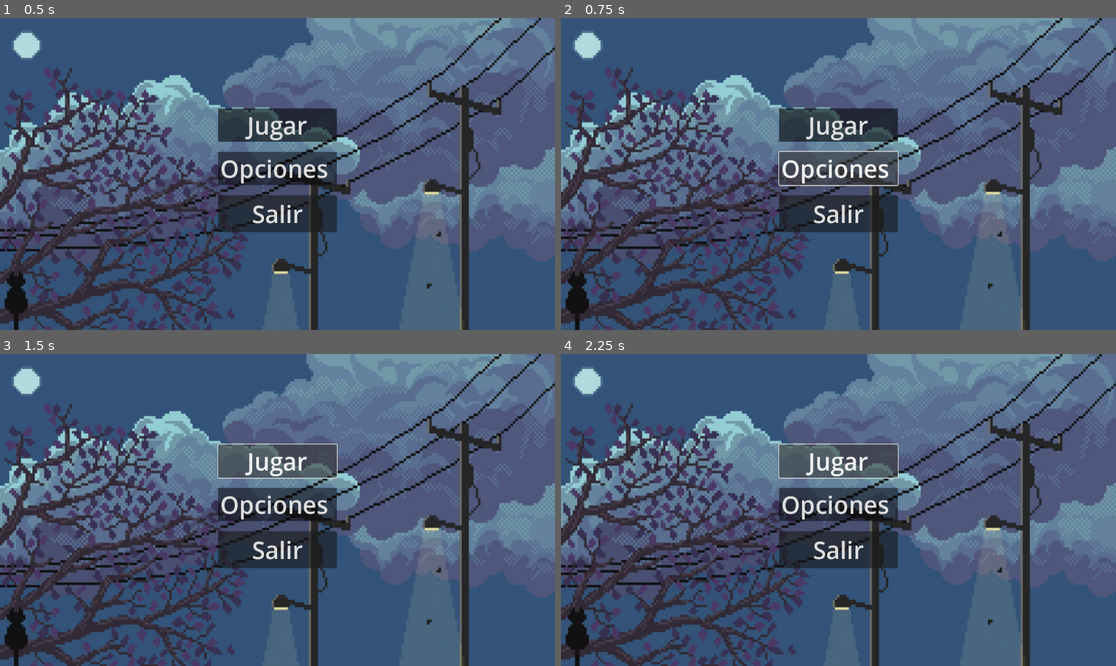
Above: before the commit, frames 1-4 (two rows, left to right).
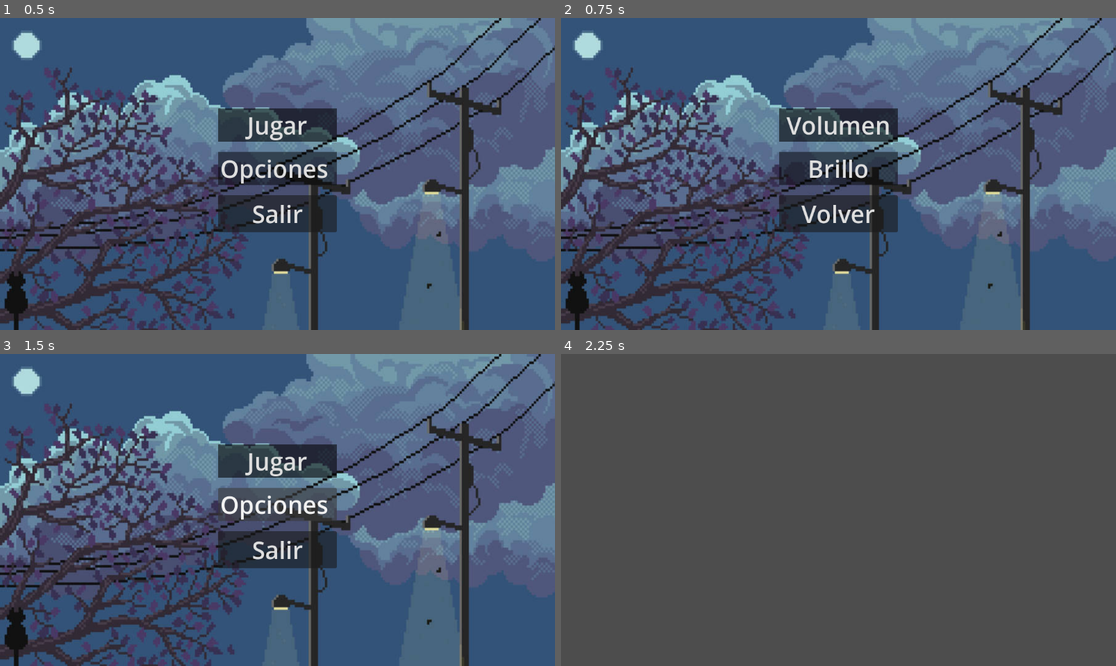
Above: after the commit, the same moments.

Repository: AceLar0523/GAMEJAM-SOMBRAS-DEL-ILLIMANI
Game: Godot game, scene res://Escenas/Menu.tscn
Same seed, same stepped clock (60 frames per second), same inputs: the game is played once before the commit and once after it. The project has no main scene, so this scene is started directly.
Inputs (mouse positions are in pixels of both pictures, inside the frame that each line leads up to):
- Up to frame 1 (0.5 s): no input
- Up to frame 2 (0.75 s): click "Opciones" at 0.5 s
- Up to frame 3 (1.5 s): click (277, 460) at 1.25 s, where only the run after the commit has a clickable "Volumen"
- Up to frame 4 (2.25 s): click "Jugar" at 2 s

Frame 1 is identical in both runs. In frame 2, 2.5% of the frame differs, in the area x 39-61%, y 31-66%; in frame 3, 3.1%; in frame 4, 94%, in the area x 0-100%, y 0-100%.

Commit message:
Menu con funciones
Agregue las funciones de jugar, opciones, salir y algunas posibles imagenes para parallax

Diff:
--- a/Escenas/Menu.tscn
+++ b/Escenas/Menu.tscn
@@ -1,7 +1,12 @@
-[gd_scene load_steps=5 format=3 uid="uid://i6hapjvah7ng"]
+[gd_scene load_steps=10 format=3 uid="uid://i6hapjvah7ng"]
 
-[ext_resource type="Texture2D" uid="uid://ctcku14w7gcqw" path="res://Imagenes/Fondo PixelArt.jpg" id="1_xe2ru"]
+[ext_resource type="Texture2D" uid="uid://ctcku14w7gcqw" path="res://Imagenes/Fondo 1.jpg" id="1_xe2ru"]
 [ext_resource type="Script" uid="uid://rbu3pdc5g21d" path="res://Scripts/menu.gd" id="1_xhjix"]
+[ext_resource type="Texture2D" uid="uid://bxc0dl1t2fpia" path="res://Imagenes/Fondo 2.png" id="3_2ahv8"]
+[ext_resource type="Texture2D" uid="uid://b0c1ldkasque1" path="res://Imagenes/Fondo 3.png" id="4_8shpa"]
+[ext_resource type="Texture2D" uid="uid://dc041mpcypub3" path="res://Imagenes/Fondo 4.png" id="5_m10g6"]
+[ext_resource type="Texture2D" uid="uid://dfkgjlq6xqs7f" path="res://Imagenes/Fondo 5.png" id="6_y57nq"]
+[ext_resource type="Texture2D" uid="uid://d2fur60wmt7pc" path="res://Imagenes/Fondo 6.png" id="7_ik8kc"]
 
 [sub_resource type="StyleBoxFlat" id="StyleBoxFlat_57mlq"]
 bg_color = Color(0, 0, 0, 0.57254905)
@@ -70,6 +75,56 @@
 theme_override_font_sizes/font_size = 50
 text = "Salir"
 
+[node name="ParallaxBackground" type="ParallaxBackground" parent="."]
+
+[node name="nubes parallax" type="ParallaxLayer" parent="ParallaxBackground"]
+position = Vector2(-139, 583)
+motion_scale = Vector2(0.5, 0.5)
+motion_offset = Vector2(0.1, 0)
+
+[node name="TextureRect2" type="TextureRect" parent="ParallaxBackground/nubes parallax"]
+offset_left = -1789.0
+offset_top = 230.0
+offset_right = -381.0
+offset_bottom = 966.0
+texture = ExtResource("3_2ahv8")
+
+[node name="TextureRect3" type="TextureRect" parent="ParallaxBackground/nubes parallax"]
+offset_left = 980.0
+offset_top = 211.0
+offset_right = 2388.0
+offset_bottom = 947.0
+texture = ExtResource("4_8shpa")
+
+[node name="TextureRect" type="TextureRect" parent="ParallaxBackground/nubes parallax"]
+offset_left = -3087.0
+offset_top = 227.0
+offset_right = -2187.0
+offset_bottom = 700.0
+scale = Vector2(1.4960436, 1.5720611)
+texture = ExtResource("1_xe2ru")
+
+[node name="TextureRect4" type="TextureRect" parent="ParallaxBackground/nubes parallax"]
+offset_left = 2323.0
+offset_top = 211.0
+offset_right = 3731.0
+offset_bottom = 947.0
+texture = ExtResource("5_m10g6")
+
+[node name="TextureRect5" type="TextureRect" parent="ParallaxBackground/nubes parallax"]
+offset_left = -425.0
+offset_top = 222.0
+offset_right = 983.0
+offset_bottom = 958.0
+texture = ExtResource("6_y57nq")
+
+[node name="TextureRect6" type="TextureRect" parent="ParallaxBackground/nubes parallax"]
+offset_left = 3680.0
+offset_top = 218.0
+offset_right = 5088.0
+offset_bottom = 954.0
+texture = ExtResource("7_ik8kc")
+
 [connection signal="pressed" from="VBoxContainer/Play" to="." method="_on_button_pressed"]
 [connection signal="pressed" from="VBoxContainer/Options" to="." method="_on_options_pressed"]
 [connection signal="pressed" from="VBoxContainer/Exit" to="." method="_on_exit_pressed"]
--- /dev/null
+++ b/Escenas/Opciones.tscn
@@ -0,0 +1,78 @@
+[gd_scene load_steps=5 format=3 uid="uid://bjlqoiyuye87x"]
+
+[ext_resource type="Script" uid="uid://qowytqp6i4gn" path="res://Scripts/opciones.gd" id="1_30ptr"]
+[ext_resource type="Texture2D" uid="uid://ctcku14w7gcqw" path="res://Imagenes/Fondo 1.jpg" id="2_js1sj"]
+
+[sub_resource type="StyleBoxFlat" id="StyleBoxFlat_57mlq"]
+bg_color = Color(0, 0, 0, 0.57254905)
+
+[sub_resource type="StyleBoxFlat" id="StyleBoxFlat_pw27j"]
+bg_color = Color(0, 0, 0, 0.4862745)
+corner_detail = 1
+
+[node name="Options" type="Control"]
+layout_mode = 3
+anchors_preset = 15
+anchor_right = 1.0
+anchor_bottom = 1.0
+grow_horizontal = 2
+grow_vertical = 2
+script = ExtResource("1_30ptr")
+
+[node name="ColorRect" type="ColorRect" parent="."]
+layout_mode = 1
+anchors_preset = 15
+anchor_right = 1.0
+anchor_bottom = 1.0
+grow_horizontal = 2
+grow_vertical = 2
+color = Color(0.23392546, 0.23392546, 0.2339254, 1)
+
+[node name="TextureRect" type="TextureRect" parent="."]
+layout_mode = 1
+anchors_preset = 15
+anchor_right = 1.0
+anchor_bottom = 1.0
+grow_horizontal = 2
+grow_vertical = 2
+texture = ExtResource("2_js1sj")
+expand_mode = 1
+
+[node name="VBoxContainer" type="VBoxContainer" parent="."]
+layout_mode = 1
+anchors_preset = 8
+anchor_left = 0.5
+anchor_top = 0.5
+anchor_right = 0.5
+anchor_bottom = 0.5
+offset_left = -123.0
+offset_top = -136.5
+offset_right = 123.0
+offset_bottom = 136.5
+grow_horizontal = 2
+grow_vertical = 2
+theme_override_constants/separation = 21
+
+[node name="Volumen" type="Button" parent="VBoxContainer"]
+layout_mode = 2
+theme_override_font_sizes/font_size = 50
+theme_override_styles/normal = SubResource("StyleBoxFlat_57mlq")
+text = "Volumen"
+
+[node name="Brillo" type="Button" parent="VBoxContainer"]
+layout_mode = 2
+theme_override_font_sizes/font_size = 50
+theme_override_styles/normal = SubResource("StyleBoxFlat_pw27j")
+text = "Brillo"
+
+[node name="Volver" type="Button" parent="VBoxContainer"]
+layout_mode = 2
+theme_override_font_sizes/font_size = 50
+text = "Volver"
+
+[connection signal="pressed" from="VBoxContainer/Volumen" to="." method="_on_volumen_pressed"]
+[connection signal="pressed" from="VBoxContainer/Volumen" to="." method="_on_button_pressed"]
+[connection signal="pressed" from="VBoxContainer/Brillo" to="." method="_on_brillo_pressed"]
+[connection signal="pressed" from="VBoxContainer/Brillo" to="." method="_on_options_pressed"]
+[connection signal="pressed" from="VBoxContainer/Volver" to="." method="_on_volver_pressed"]
+[connection signal="pressed" from="VBoxContainer/Volver" to="." method="_on_exit_pressed"]
--- /dev/null
+++ b/Escenas/juego.tscn
@@ -0,0 +1,3 @@
+[gd_scene format=3 uid="uid://j77maejmbc30"]
+
+[node name="Juego" type="Node2D"]
--- a/Scripts/menu.gd
+++ b/Scripts/menu.gd
@@ -3,14 +3,11 @@
 
 
 func _on_button_pressed() -> void:
-	pass # Replace with function body.
-
+	get_tree().change_scene_to_file("res://Escenas/juego.tscn")
 
 func _on_options_pressed() -> void:
-	pass # Replace with function body.
-
+	get_tree().change_scene_to_file("res://Escenas/Opciones.tscn")
 
 func _on_exit_pressed() -> void:
-	pass # Replace with function body.
 
 	get_tree().quit()
--- /dev/null
+++ b/Scripts/opciones.gd
@@ -0,0 +1,16 @@
+extends Control
+
+
+# Called when the node enters the scene tree for the first time.
+
+
+func _on_volumen_pressed() -> void:
+	get_tree().change_scene_to_file("res://Escenas/Menu.tscn")
+
+
+func _on_brillo_pressed() -> void:
+	get_tree().change_scene_to_file("res://Escenas/Menu.tscn")
+
+
+func _on_volver_pressed() -> void:
+	get_tree().change_scene_to_file("res://Escenas/Menu.tscn")
Renamed: Imagenes/Fondo PixelArt.jpg -> Imagenes/Fondo 1.jpg
Not shown, changed: Imagenes/Fondo 1.jpg.import
Binary file added: Imagenes/Fondo 2.png
Not shown, added: Imagenes/Fondo 2.png.import
Binary file added: Imagenes/Fondo 3.png
Not shown, added: Imagenes/Fondo 3.png.import
Binary file added: Imagenes/Fondo 4.png
Not shown, added: Imagenes/Fondo 4.png.import
Binary file added: Imagenes/Fondo 5.png
Not shown, added: Imagenes/Fondo 5.png.import
Binary file added: Imagenes/Fondo 6.png
Not shown, added: Imagenes/Fondo 6.png.import
(and 1 more such lines)
